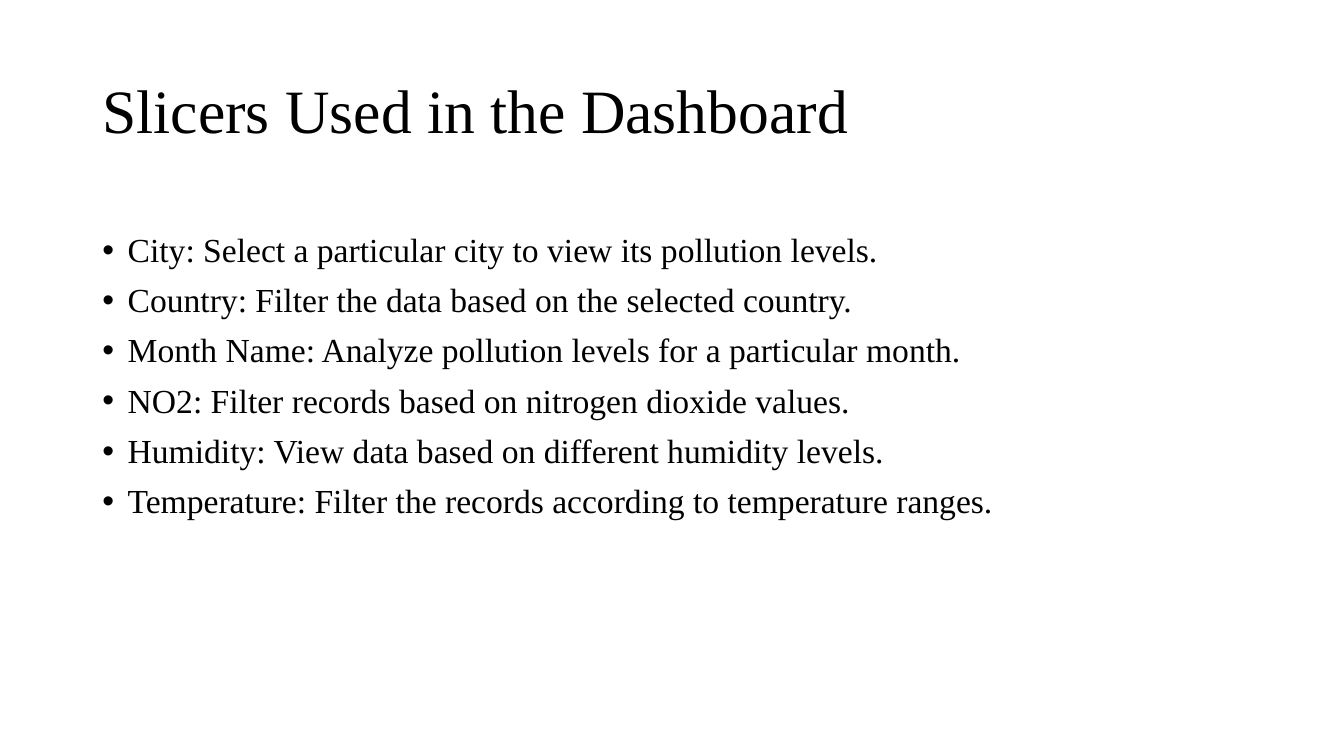
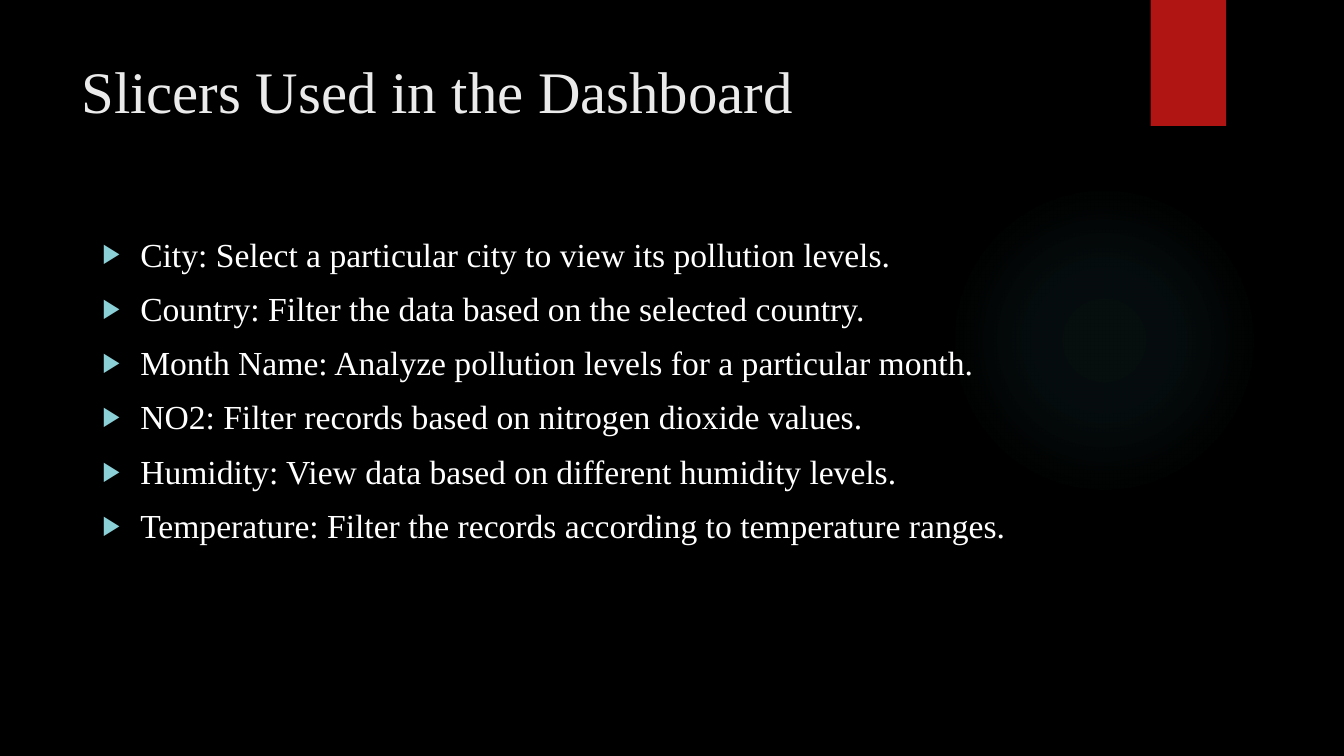
Before and after one commit to Indhu815/Global-Air-Quality-Analysis-and-Pollution-Trend, a slide deck: slide 6 of AIR QUALITY ANALYSIS AND POLLUTION TREND .pptx. Drawn at 1344x756 pixels with LibreOffice and Linux fonts; fonts in the diff are those of the drawing; background and template pictures are left out. Boxes give left, top, right and bottom in pixels: in the first picture for what was removed or moved away, otherwise in the second. Text is boxed around its words. In the diff, an @@ line names an element or a change of style, - is before the commit and + after.

```diff
--- a/AIR QUALITY ANALYSIS AND POLLUTION TREND .pptx
+++ b/AIR QUALITY ANALYSIS AND POLLUTION TREND .pptx
@@ background #FFFFFF to picture (left out) @@
@@ rectangle added at (1150, 0, 1226, 126), fill #B01513 @@
@@ title "Slicers Used in the Dashboard": place and size @@
-title "Slicers Used in the Dashboard" at (102, 90, 848, 134)
+title "Slicers Used in the Dashboard" at (81, 72, 793, 114)
@@ title "Slicers Used in the Dashboard" at (81, 72, 793, 114): size 44 to 42 pt, text colour #000000 to #EBEBEB; line spacing 0.9 to 1; vertical alignment middle to top @@
@@ ellipse added at (949, 185, 1259, 495), fill gradient #50B9C1 @@
@@ text "City: Select a particular city ..." at (140, 243, 1005, 545): text colour #000000 to #FFFFFF; bullet • to ▶; line spacing 0.9 to 1 @@
```
Also in this commit, not shown: 7 other slides changed.
